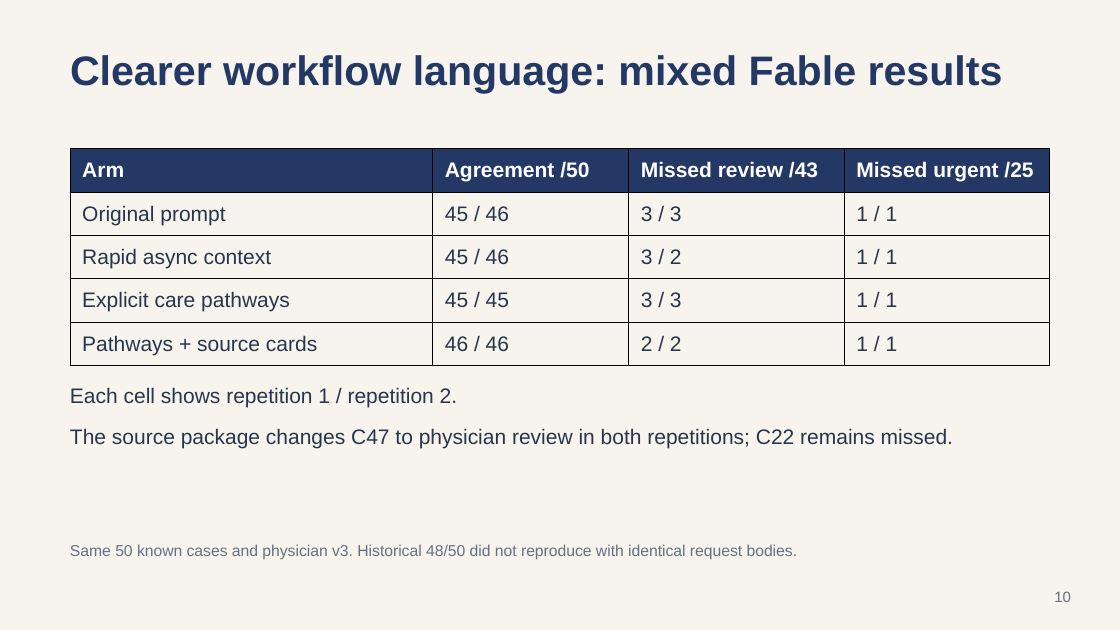
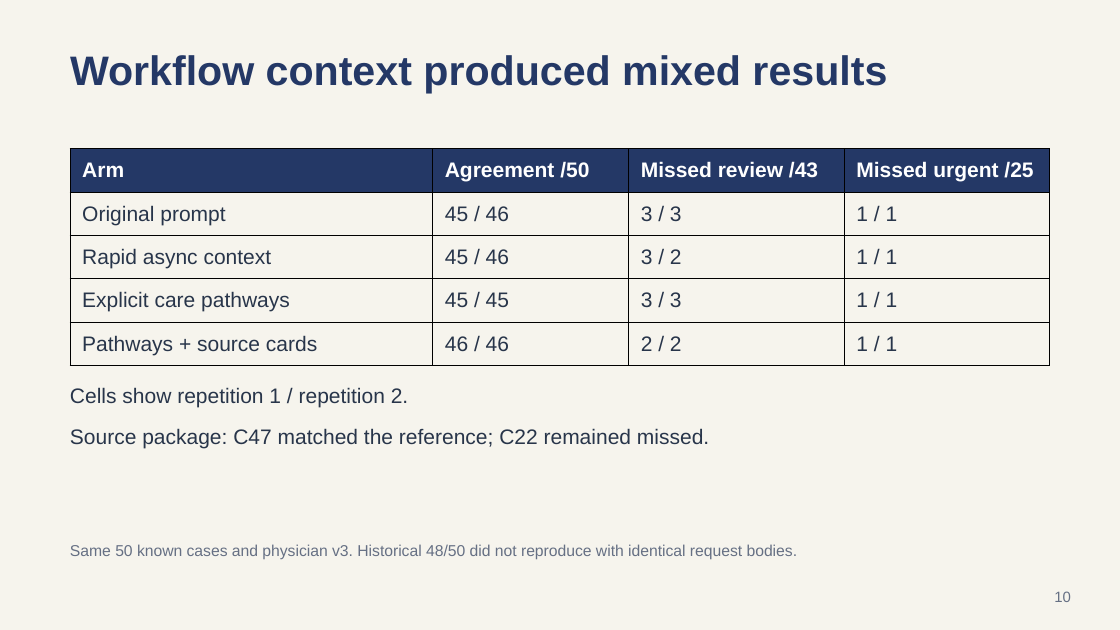
Before and after one commit to bGOATnote/counselcodex, a slide deck: slide 10 of output/submission-2026-09-15/counsel-disposition-google-slides.pptx. Drawn at 1120x630 pixels with LibreOffice and Linux fonts; fonts in the diff are those of the drawing. Boxes give left, top, right and bottom in pixels: in the first picture for what was removed or moved away, otherwise in the second. Text is boxed around its words. In the diff, an @@ line names an element or a change of style, - is before the commit and + after.

```diff
--- a/output/submission-2026-09-15/counsel-disposition-google-slides.pptx
+++ b/output/submission-2026-09-15/counsel-disposition-google-slides.pptx
@@ text at (70, 55, 887, 93): text changed @@
-Clearer workflow language: mixed Fable results
+Workflow context produced mixed results
@@ text at (70, 387, 408, 408): text changed @@
-Each cell shows repetition 1 / repetition 2.
+Cells show repetition 1 / repetition 2.
@@ text at (70, 428, 709, 448): text changed @@
-The source package changes C47 to physician review in both repetitions; C22 remains missed.
+Source package: C47 matched the reference; C22 remained missed.
```
Also in this commit, not shown: 6 other slides changed, 4 slides added, 4 slides removed, 10 other files.
